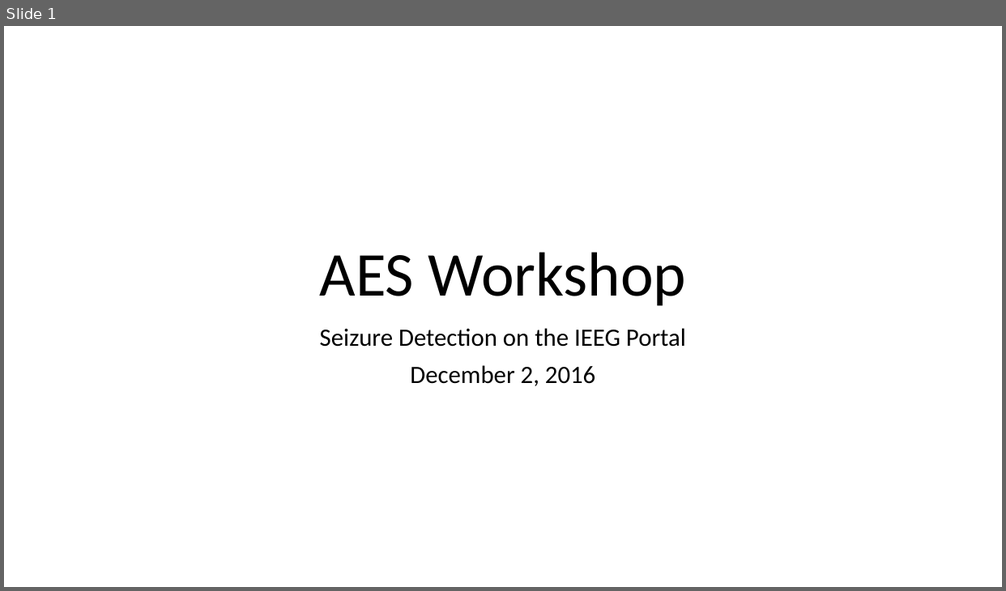
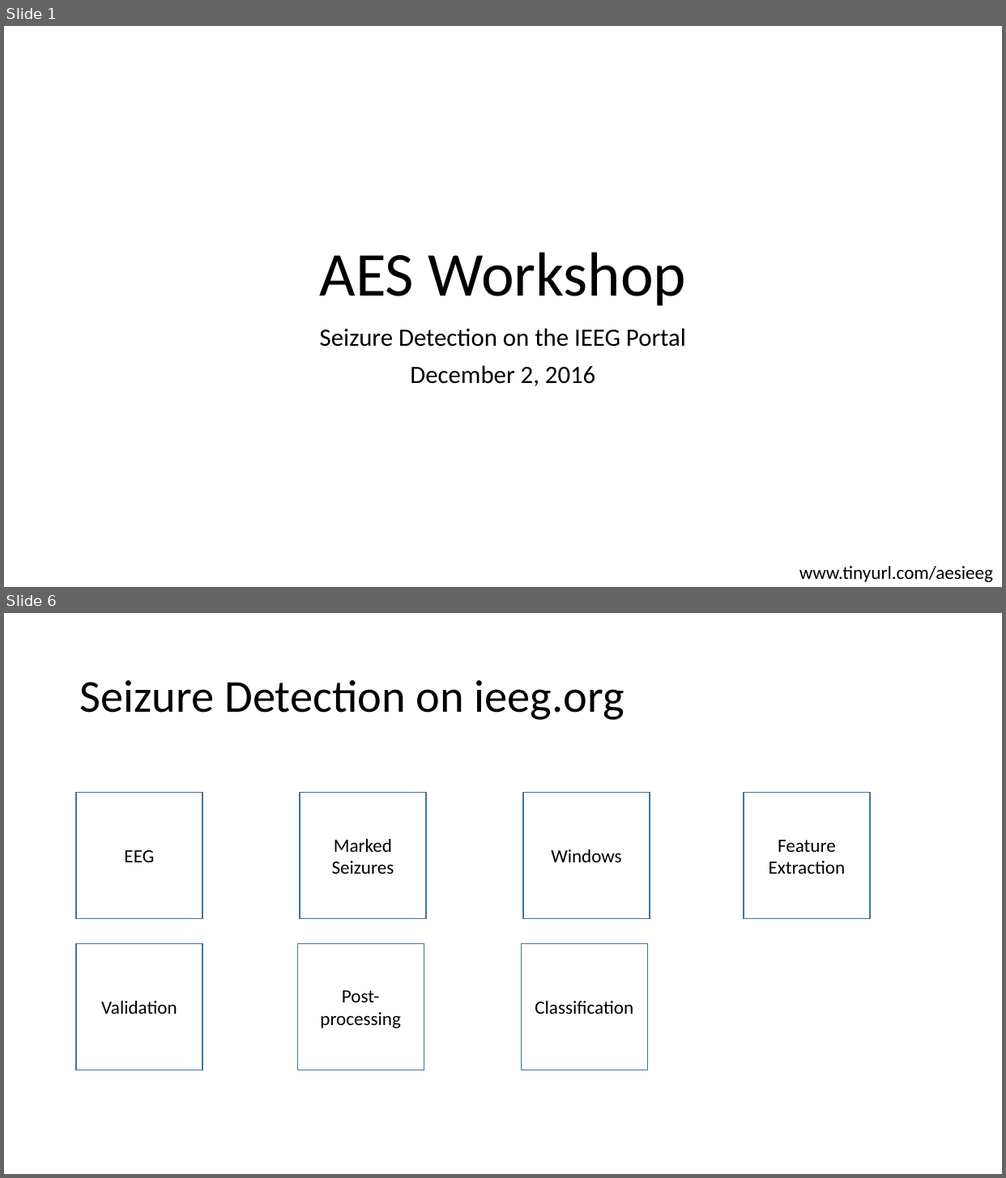
Before and after one commit to hoameng/AES2016WorkshopMaterials, a slide deck: Introduction.pptx. Shown one above the other, each under a label of ours: slide 1 before the commit, slides 1 and 6 after it; the slides between them are not shown. The pictures are 1006x591 and 1006x1178 pixels, drawn with LibreOffice and Linux fonts; fonts in the diff are those of the drawing. Boxes give left, top, right and bottom in pixels: in the first picture for what was removed or moved away, otherwise in the second. Text is boxed around its words. In the diff, an @@ line names an element or a change of style, - is before the commit and + after.

```diff
--- a/Introduction.pptx
+++ b/Introduction.pptx
@@ slide 6 added at <box>4,613,1002,1174</box>, background #FFFFFF @@
@@ title added at <box>80,680,624,720</box>, 44 pt, text #000000 @@
+Seizure Detection on ieeg.org
@@ rectangle added at <box>76,793,202,919</box>, outline #43739E 1 pt, 18 pt, text #000000 @@
+EEG
@@ rectangle added at <box>300,793,426,919</box>, outline #43739E 1 pt, 18 pt, text #000000 @@
+Marked Seizures
@@ rectangle added at <box>523,793,650,919</box>, outline #43739E 1 pt, 18 pt, text #000000 @@
+Windows
@@ rectangle added at <box>744,793,870,919</box>, outline #43739E 1 pt, 18 pt, text #000000 @@
+Feature Extraction
@@ rectangle added at <box>76,944,202,1071</box>, outline #43739E 1 pt, 18 pt, text #000000 @@
+Validation
@@ rectangle added at <box>297,944,424,1071</box>, outline #43739E 1 pt, 18 pt, text #000000 @@
+Post-processing
@@ rectangle added at <box>522,944,648,1071</box>, outline #43739E 1 pt, 18 pt, text #000000 @@
+Classification
@@ slide 1 changed as well @@
@@ text added at <box>799,566,993,582</box>, 18 pt, text #000000 @@
+www.tinyurl.com/aesieeg
```
Also in this commit, not shown: 5 other slides added, 3 slides removed.
